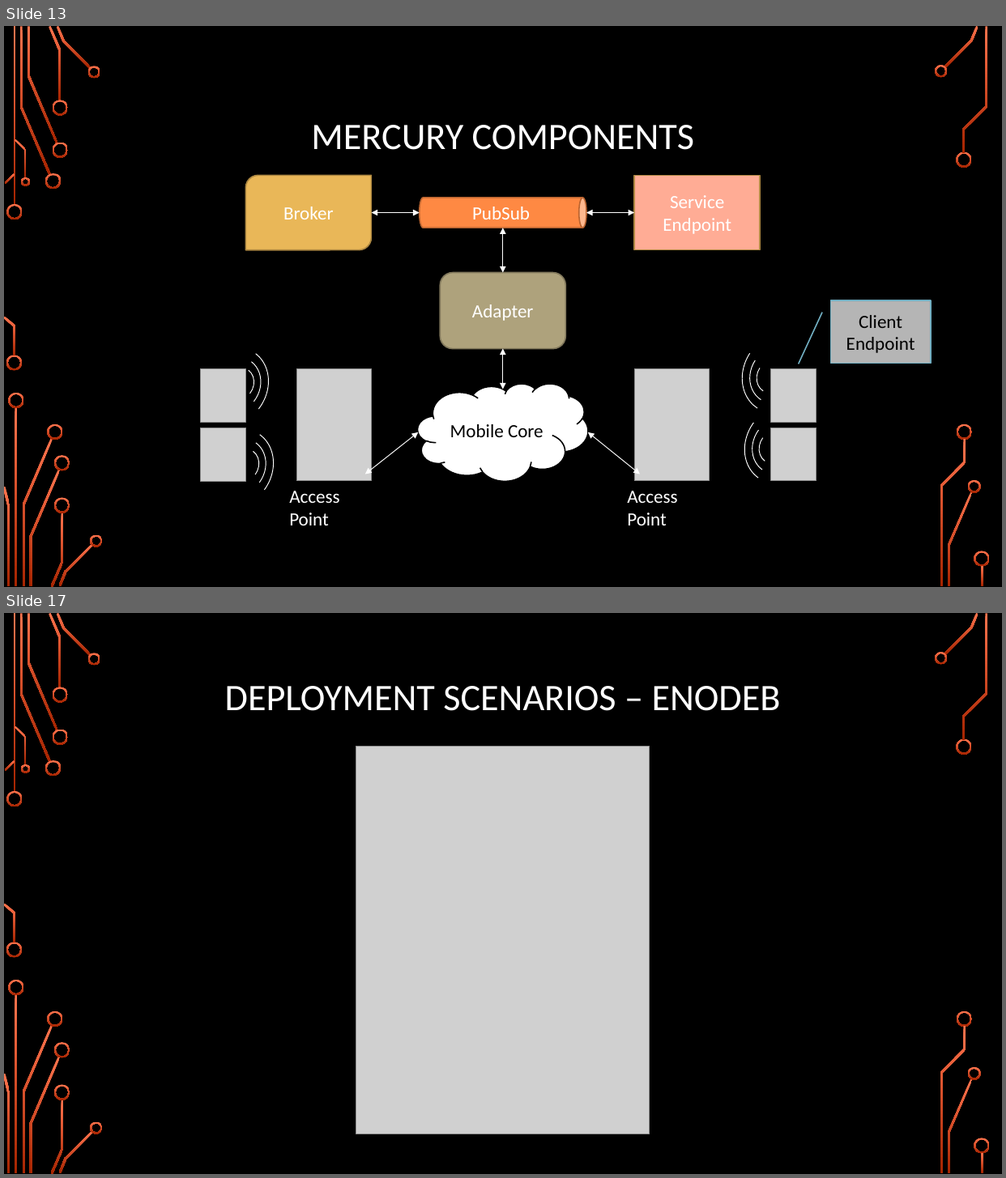
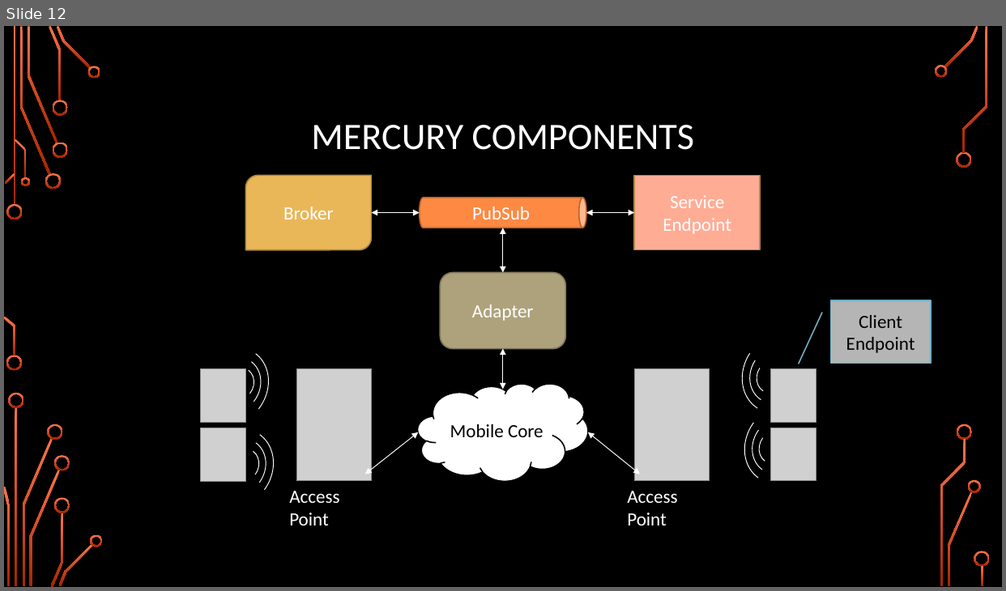
Before and after one commit to TejaKommineni/Mercury, a slide deck: presentation/Mercury-Part1.pptx. Shown one above the other, each under a label of ours: slides 13 and 17 before the commit, slide 12 after it; the slides between them are not shown. The pictures are 1006x1178 and 1006x591 pixels, drawn with LibreOffice and Linux fonts; fonts in the diff are those of the drawing; grey boxes stand for pictures; background and template pictures are left out. Boxes give left, top, right and bottom in pixels: in the first picture for what was removed or moved away, otherwise in the second. Text is boxed around its words. In the diff, an @@ line names an element or a change of style, - is before the commit and + after.

```diff
--- a/presentation/Mercury-Part1.pptx
+++ b/presentation/Mercury-Part1.pptx
@@ slide 17 removed at <box>4,613,1002,1174</box>, background picture (left out); not listed: 36 template elements that a slide beside it also shows @@
@@ title removed at <box>225,686,781,711</box> @@
-DEPLOYMENT SCENARIOS – ENODEB
@@ picture removed at <box>356,747,650,1135</box> @@
@@ what was slide 13 is now slide 12 @@
```
Also in this commit, not shown: 11 slides changed, 6 slides added, 3 other slides removed.
